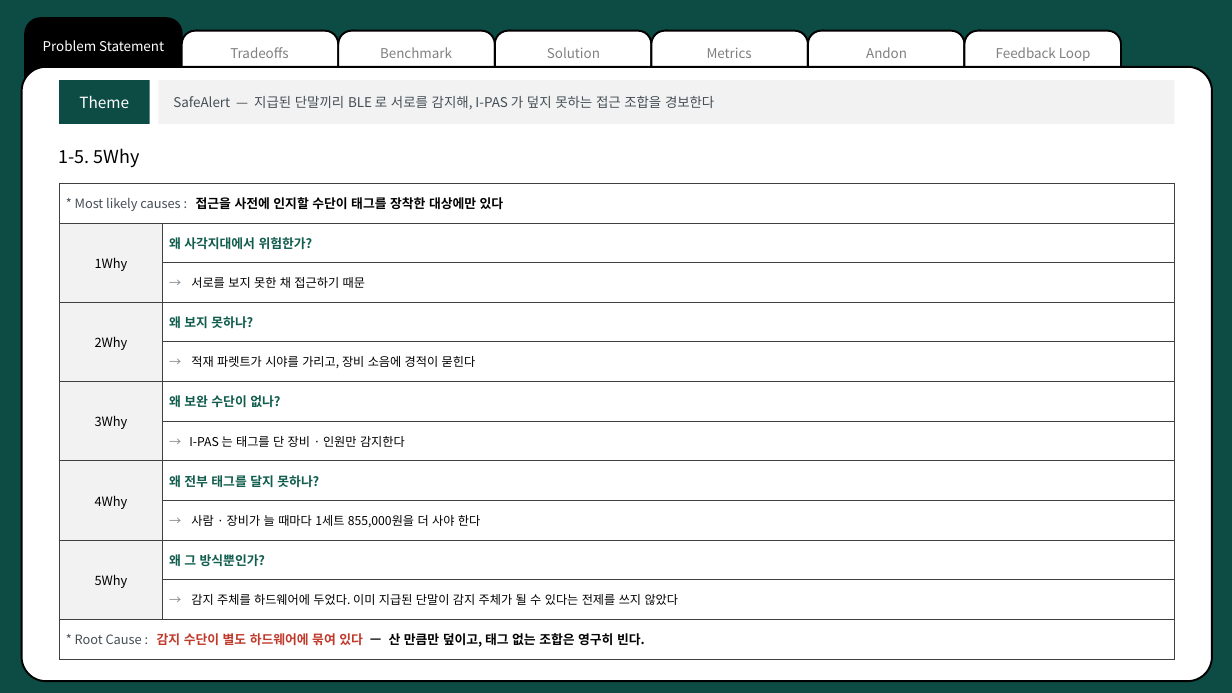
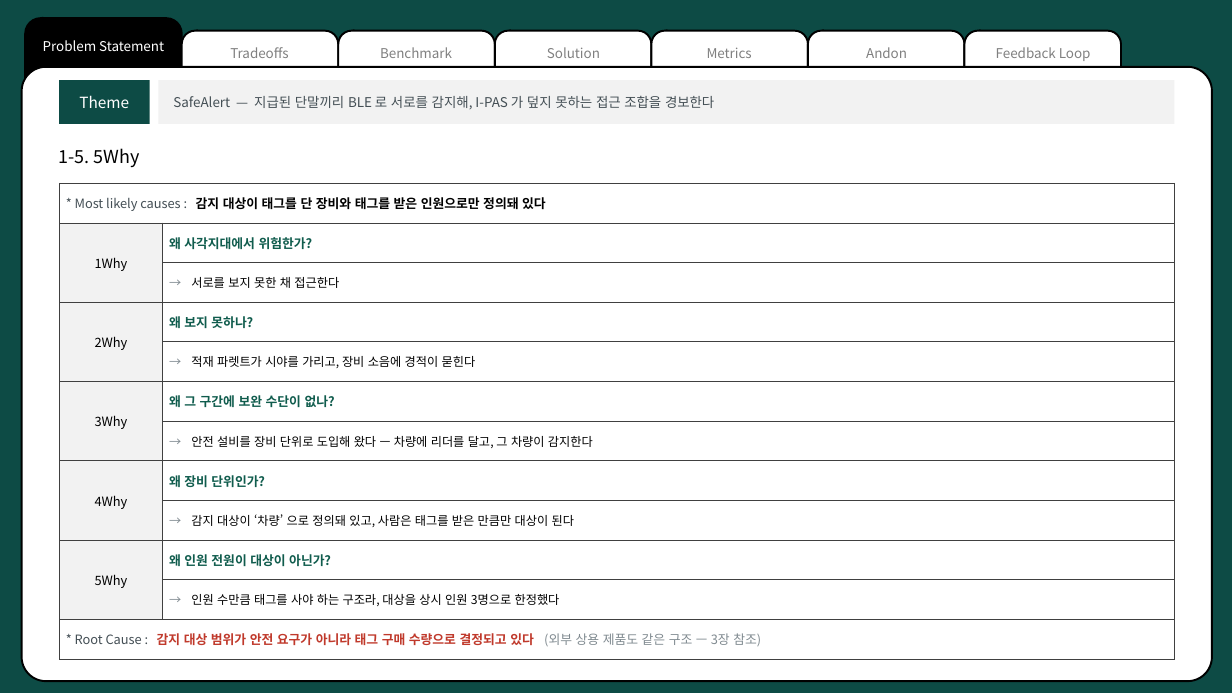
Before and after one commit to pslymzero-cyber/SafeAlert, a slide deck: slide 6 of docs/presentation/cousolve/SafeAlert_CouSolve_2026.08.pptx. Drawn at 1232x693 pixels with LibreOffice and Linux fonts; fonts in the diff are those of the drawing. Boxes give left, top, right and bottom in pixels: in the first picture for what was removed or moved away, otherwise in the second. Text is boxed around its words. In the diff, an @@ line names an element or a change of style, - is before the commit and + after.

```diff
--- a/docs/presentation/cousolve/SafeAlert_CouSolve_2026.08.pptx
+++ b/docs/presentation/cousolve/SafeAlert_CouSolve_2026.08.pptx
@@ table at box(59, 183, 1175, 659) @@
-row 1, column 1: * Most likely causes : 접근을 사전에 인지할 수단이 태그를 장착한 대상에만 있다
+row 1, column 1: * Most likely causes : 감지 대상이 태그를 단 장비와 태그를 받은 인원으로만 정의돼 있다
-row 3, column 2: → 서로를 보지 못한 채 접근하기 때문
+row 3, column 2: → 서로를 보지 못한 채 접근한다
-row 6, column 2: 왜 보완 수단이 없나?
+row 6, column 2: 왜 그 구간에 보완 수단이 없나?
-row 7, column 2: → I-PAS 는 태그를 단 장비 · 인원만 감지한다
+row 7, column 2: → 안전 설비를 장비 단위로 도입해 왔다 — 차량에 리더를 달고, 그 차량이 감지한다
-row 8, column 2: 왜 전부 태그를 달지 못하나?
+row 8, column 2: 왜 장비 단위인가?
-row 9, column 2: → 사람 · 장비가 늘 때마다 1세트 855,000원을 더 사야 한다
+row 9, column 2: → 감지 대상이 ‘차량’ 으로 정의돼 있고, 사람은 태그를 받은 만큼만 대상이 된다
-row 10, column 2: 왜 그 방식뿐인가?
+row 10, column 2: 왜 인원 전원이 대상이 아닌가?
-row 11, column 2: → 감지 주체를 하드웨어에 두었다. 이미 지급된 단말이 감지 주체가 될 수 있다는 전제를 쓰지 않았다
+row 11, column 2: → 인원 수만큼 태그를 사야 하는 구조라, 대상을 상시 인원 3명으로 한정했다
-row 12, column 1: * Root Cause : 감지 수단이 별도 하드웨어에 묶여 있다 — 산 만큼만 덮이고, 태그 없는 조합은 영구히 빈다.
+row 12, column 1: * Root Cause : 감지 대상 범위가 안전 요구가 아니라 태그 구매 수량으로 결정되고 있다 (외부 상용 제품도 같은 구조 — 3장 참조)
```
Also in this commit, not shown: 5 other slides changed, 4 other files.
